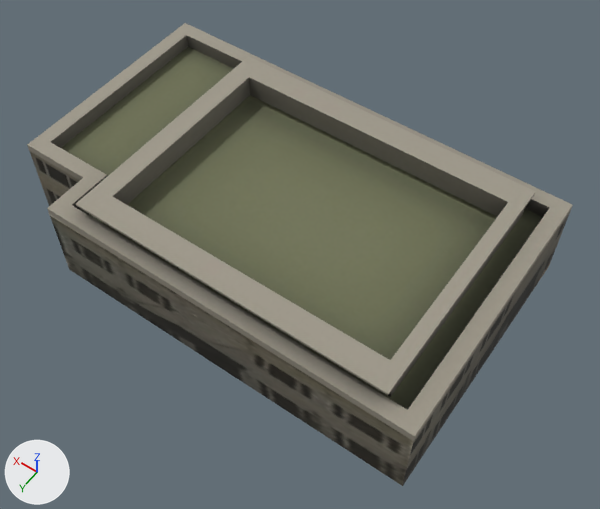
The FBX model OceanWide/Assets/Resource/fbx/builder_6.FBX as it was, and as the next commit left it.
One viewpoint serves both versions: a camera (50 mm lens) standing at (62.6, 213.2, 50.9) and looking at (84.2, 182.9, 3.3). Every picture has the same lights, and +X, +Y and +Z are marked at lower left. Where no turn or scale is listed for an object, it has been applied to the vertices.

Names of what the first picture shows: 'builder_6'.
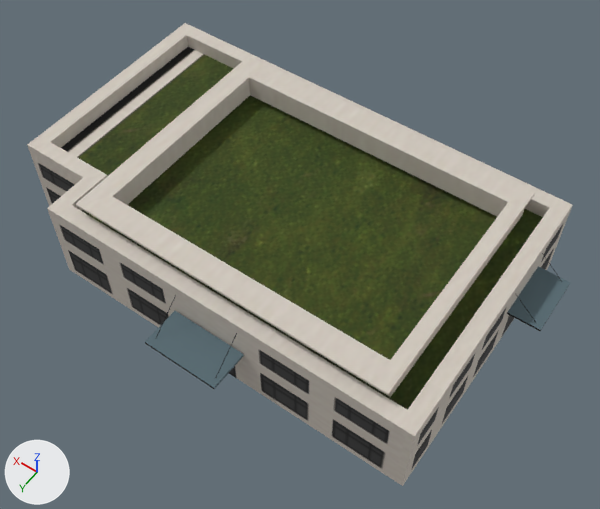
The newer file is also turned or shifted as a whole; pictures and numbers use the older file's frame.

Location of each change, (x1, y1, x2, y2) in pixels of the pictures (600 x 509 px):
part 1 of me_mesh, built on: (27, 26, 570, 443) in both
part 2 of me_mesh, recoloured: (27, 23, 573, 486) in both

The change in detail:
Picture 'builder_5.jpg' (img_builder_5_jpg) is new.
Material 'builder_6-2' (mat_builder_6_2) is new.
Its base color is (0.0902, 0.141, 0.165) (dark cyan #556971).
Its roughness is 0.859.
Material 'builder_6-1' (mat_builder_6_1) is new.
Its texture is img_builder_5_jpg.
Its roughness is 0.859.
me_mesh is used by ob_builder_6; location (87.25, 181.41, 4.04).
me_mesh had 64 vertices, 116 faces and spanned x -17.8..17.8, y -10.8..10.8, z -4.1..4.1.
me_mesh now has 137 vertices, 202 faces and spans x -20.2..17.8, y -10.8..13.9, z -4.1..4.1.
Part 1, on me_mesh:
13 faces are deleted.
48 vertices are added at x -20.2..2.1, y -10.8..13.9, z -4.1..2.4.
5 new vertices lie (0.0, -9.1, 0.0) away from vertices in x -17.8..17.8, y 7.3, z -4.1..3.0.
12 new vertices lie (0.0, 2.5, -2.3) away from vertices in x -4.9..0.2, y 10.9, z 2.4.
8 new vertices lie (2.0, 0.0, 1.9) away from vertices in x -19.8, y -6.4..-2.3, z 0.2.
87 new faces join them, mat_builder_6_1 (picture img_builder_5_jpg).
12 new faces join them, mat_builder_6_2 (dark cyan #556971).
me_mesh part 2: 103 faces spanning x -17.8..17.8, y -10.8..10.8, z -4.1..4.1 switch from mat_material__1948 (picture img_bld_type_22_jpg) to mat_builder_6_1 (picture img_builder_5_jpg).
me_mesh now uses material mat_builder_6_2 (dark cyan #556971).
